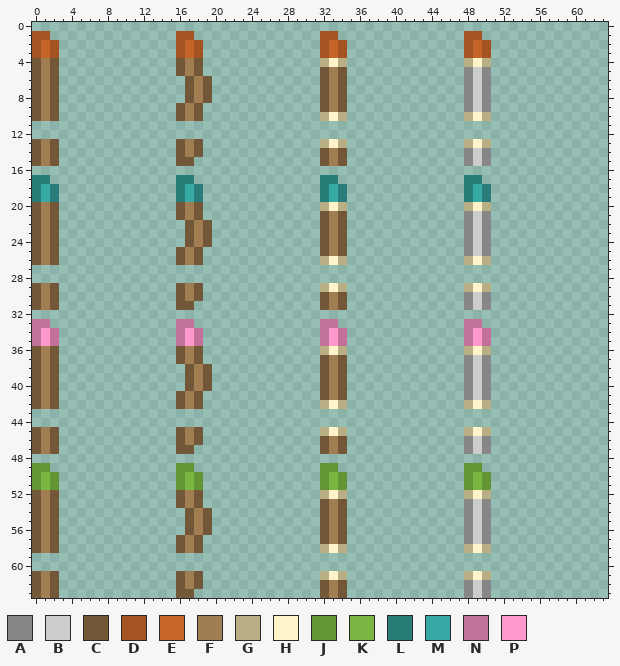
Pixel-art sprite -- Untitled Shared/Assets.xcassets/_Game/Tileset/magicTileset.imageset/magicTileset.png. Above: the version before the commit.
The file is 64x64 pixels. Colours within 5 levels of each other are drawn and written as one.
Palette (. is transparent): A #878787  B #cccccc  C #725839  D #a35422  E #c66527  F #a17d52  G #b8af85  H #fff4c9  J #639535  K #79b742  L #287d79  M #37aaa5  N #c2729a  P #ff99cc
Pixels before (only the part around the change), first column x 0:
 0 ................................................................
 1 DD..............DD..............DD..............DD..............
 2 DED.............DED.............DED.............DED.............
 3 DED.............DED.............DED.............DED.............
 4 CFC.............CFC.............GHG.............GHG.............
 5 CFC.............CFC.............CFC.............ABA.............
 6 CFC..............CFC............CFC.............ABA.............
 7 CFC..............CFC............CFC.............ABA.............
 8 CFC..............CFC............CFC.............ABA.............
 9 CFC.............CFC.............CFC.............ABA.............
10 CFC.............CFC.............GHG.............GHG.............
11 ................................................................
12 ................................................................
13 CFC.............CFC.............GHG.............GHG.............
14 CFC.............CFC.............CFC.............ABA.............
15 CFC.............CC..............CFC.............ABA.............
16 ................................................................
17 LL..............LL..............LL..............LL..............
18 LML.............LML.............LML.............LML.............
19 LML.............LML.............LML.............LML.............
20 CFC.............CFC.............GHG.............GHG.............
21 CFC.............CFC.............CFC.............ABA.............
22 CFC..............CFC............CFC.............ABA.............
23 CFC..............CFC............CFC.............ABA.............
24 CFC..............CFC............CFC.............ABA.............
25 CFC.............CFC.............CFC.............ABA.............
26 CFC.............CFC.............GHG.............GHG.............
27 ................................................................
28 ................................................................
29 CFC.............CFC.............GHG.............GHG.............
30 CFC.............CFC.............CFC.............ABA.............
31 CFC.............CC..............CFC.............ABA.............
32 ................................................................
33 NN..............NN..............NN..............NN..............
34 NPN.............NPN.............NPN.............NPN.............
35 NPN.............NPN.............NPN.............NPN.............
36 CFC.............CFC.............GHG.............GHG.............
37 CFC.............CFC.............CFC.............ABA.............
38 CFC..............CFC............CFC.............ABA.............
39 CFC..............CFC............CFC.............ABA.............
40 CFC..............CFC............CFC.............ABA.............
41 CFC.............CFC.............CFC.............ABA.............
42 CFC.............CFC.............GHG.............GHG.............
43 ................................................................
44 ................................................................
45 CFC.............CFC.............GHG.............GHG.............
46 CFC.............CFC.............CFC.............ABA.............
47 CFC.............CC..............CFC.............ABA.............
48 ................................................................
49 JJ..............JJ..............JJ..............JJ..............
50 JKJ.............JKJ.............JKJ.............JKJ.............
51 JKJ.............JKJ.............JKJ.............JKJ.............
52 CFC.............CFC.............GHG.............GHG.............
53 CFC.............CFC.............CFC.............ABA.............
54 CFC..............CFC............CFC.............ABA.............
55 CFC..............CFC............CFC.............ABA.............
56 CFC..............CFC............CFC.............ABA.............
57 CFC.............CFC.............CFC.............ABA.............
58 CFC.............CFC.............GHG.............GHG.............
59 ................................................................
60 ................................................................
61 CFC.............CFC.............GHG.............GHG.............
62 CFC.............CFC.............CFC.............ABA.............
63 CFC.............CC..............CFC.............ABA.............
And afterwards:
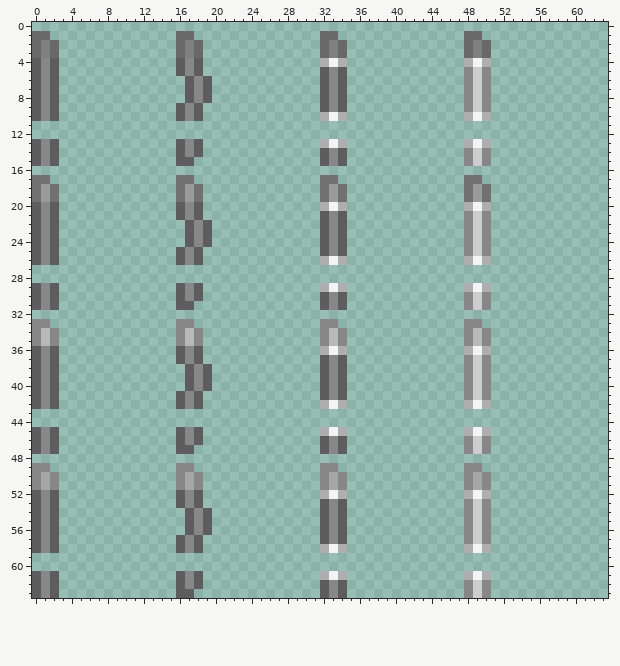
The exact change:
colour C: #725839 -> #5d5d5d
colour D: #a35422 -> #696969
colour E: #c66527 -> #808080
colour G: #b8af85 -> #aeaeae
colour H: #fff4c9 -> #f4f4f4
colour K: #79b742 -> #a6a6a6
colour L: #287d79 -> #717171
colour M: #37aaa5 -> #9a9a9a
colour P: #ff99cc -> #b9b9b9
Changed rows in their new state; - is a pixel that keeps its letter.
first column x 1:
 4 A---------------A----------------
 5 A---------------A---------------A
 6 A----------------A--------------A
 7 A----------------A--------------A
 8 A----------------A--------------A
 9 A---------------A---------------A
10 A---------------A----------------
13 A---------------A----------------
14 A---------------A---------------A
15 A-------------------------------A
first column x 0:
20 -A---------------A---------------------------------
21 -A---------------A---------------A-----------------
22 -A----------------A--------------A-----------------
23 -A----------------A--------------A-----------------
24 -A----------------A--------------A-----------------
25 -A---------------A---------------A-----------------
26 -A---------------A---------------------------------
29 -A---------------A---------------------------------
30 -A---------------A---------------A-----------------
31 -A-------------------------------A-----------------
33 AA--------------AA--------------AA--------------AA-
34 A-A-------------A-A-------------A-A-------------A-A
35 A-A-------------A-A-------------A-A-------------A-A
36 -A---------------A---------------------------------
37 -A---------------A---------------A-----------------
38 -A----------------A--------------A-----------------
39 -A----------------A--------------A-----------------
40 -A----------------A--------------A-----------------
41 -A---------------A---------------A-----------------
42 -A---------------A---------------------------------
45 -A---------------A---------------------------------
46 -A---------------A---------------A-----------------
47 -A-------------------------------A-----------------
49 AA--------------AA--------------AA--------------AA-
50 A-A-------------A-A-------------A-A-------------A-A
51 A-A-------------A-A-------------A-A-------------A-A
52 -A---------------A---------------------------------
53 -A---------------A---------------A-----------------
54 -A----------------A--------------A-----------------
55 -A----------------A--------------A-----------------
56 -A----------------A--------------A-----------------
57 -A---------------A---------------A-----------------
58 -A---------------A---------------------------------
61 -A---------------A---------------------------------
62 -A---------------A---------------A-----------------
63 -A-------------------------------A-----------------
